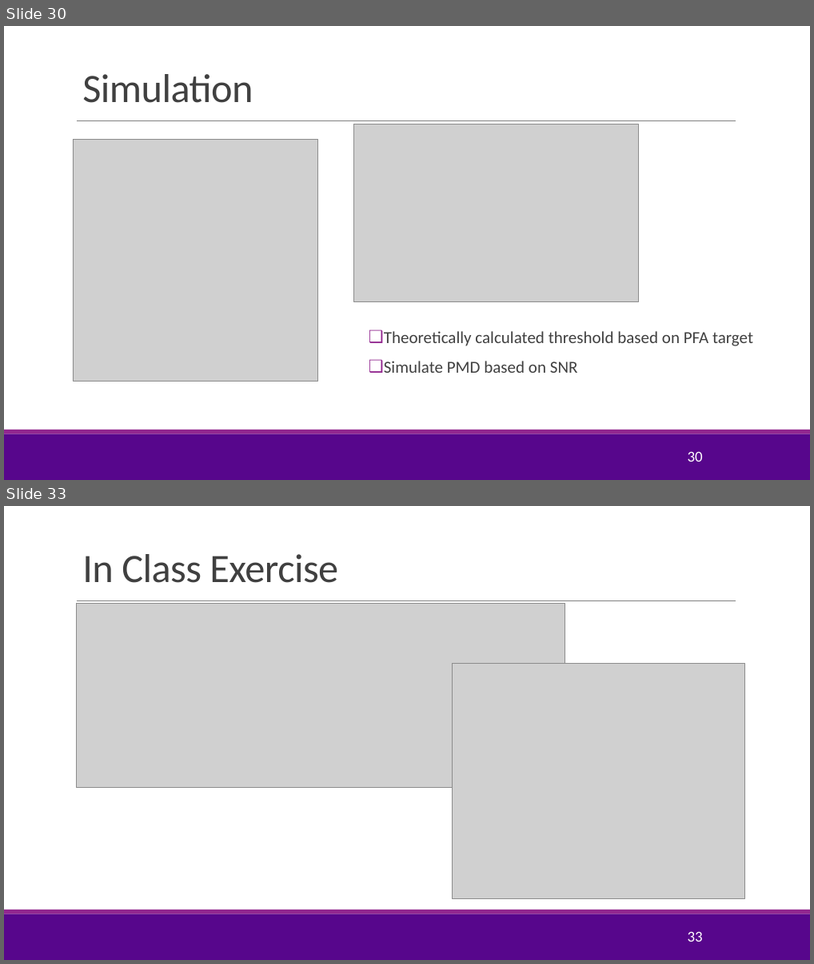
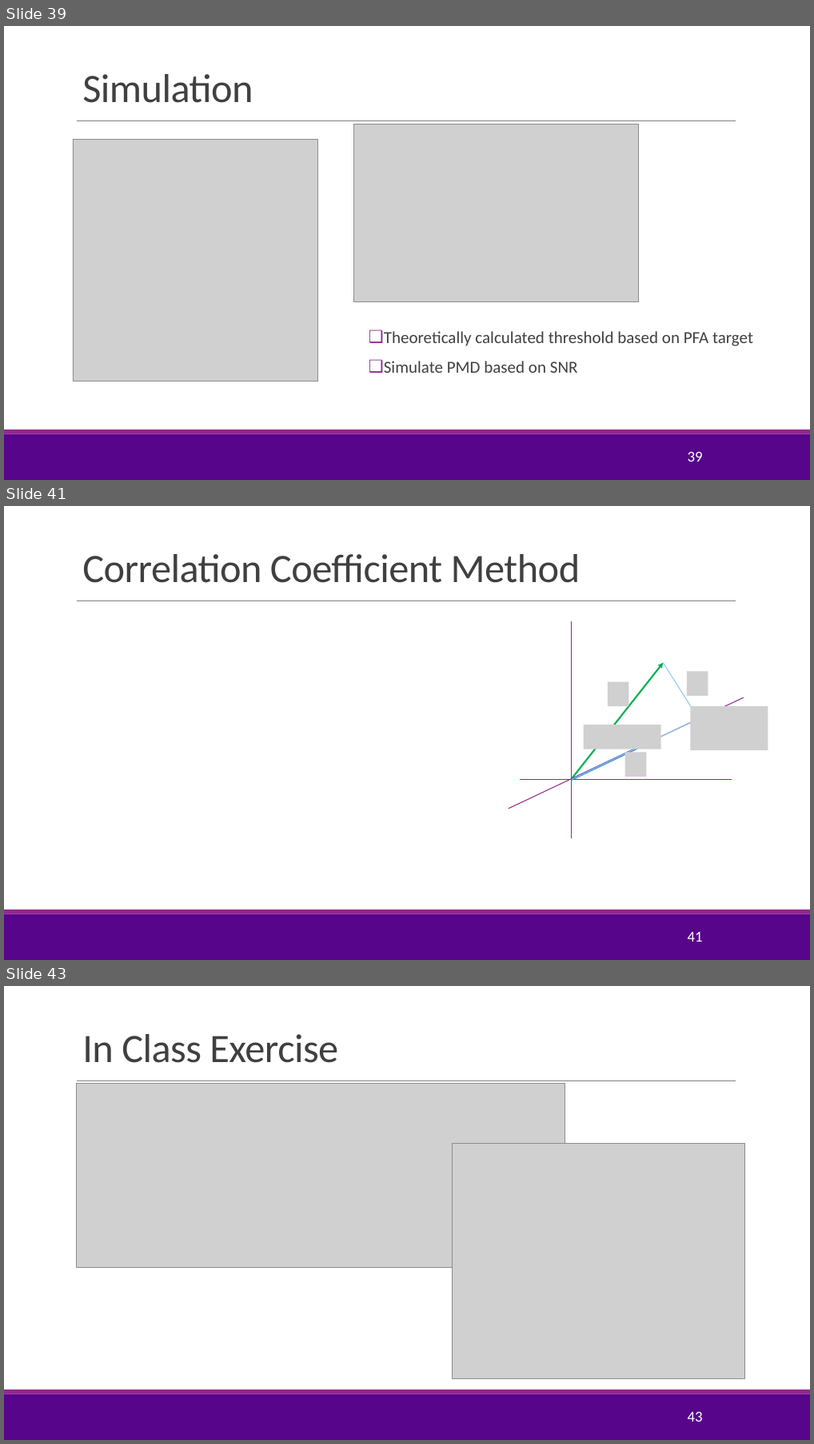
Before and after one commit to sdrangan/digitalcomm, a slide deck: Lectures/Unit07_Sync.pptx. Shown one above the other, each under a label of ours: slides 30 and 33 before the commit, slides 39, 41 and 43 after it; the slides between them are not shown. The pictures are 814x964 and 814x1444 pixels, drawn with LibreOffice and Linux fonts; fonts in the diff are those of the drawing; grey boxes stand for pictures; background and template pictures are left out. Boxes give left, top, right and bottom in pixels: in the first picture for what was removed or moved away, otherwise in the second. Text is boxed around its words. In the diff, an @@ line names an element or a change of style, - is before the commit and + after.

```diff
--- a/Lectures/Unit07_Sync.pptx
+++ b/Lectures/Unit07_Sync.pptx
@@ slide 41 added at bbox=[4, 506, 810, 960], background #FFFFFF; not listed: 3 template elements that a slide beside it also shows @@
@@ title added at bbox=[82, 554, 581, 583], 48 pt, text #404040 @@
+Correlation Coefficient Method
@@ line added from (572, 838) to (572, 621), #92278F 1 pt @@
@@ arrow added from (572, 779) to (663, 663), #00B050 2 pt @@
@@ line added from (663, 663) to (699, 718), #8FC9F4 1 pt @@
@@ picture added at bbox=[687, 671, 708, 696] @@
@@ line added from (509, 808) to (744, 697), #92278F 1 pt @@
@@ picture added at bbox=[608, 681, 630, 706] @@
@@ line added from (572, 780) to (698, 718), #8FC9F4 1 pt @@
@@ picture added at bbox=[690, 706, 768, 751] @@
@@ arrow added from (572, 780) to (654, 740), #1480D1 2.5 pt @@
@@ picture added at bbox=[583, 724, 661, 748] @@
@@ picture added at bbox=[626, 752, 646, 776] @@
@@ line added from (521, 780) to (732, 780), #92278F 1 pt @@
@@ page number added at bbox=[688, 932, 703, 941], 18 pt, text #FFFFFF @@
+41
@@ what was slide 30 is now slide 39 @@
@@ page number at bbox=[688, 451, 703, 461]: text changed @@
-30
+39
@@ what was slide 33 is now slide 43 @@
@@ page number at bbox=[688, 1411, 703, 1421]: text changed @@
-33
+43
```
Also in this commit, not shown: 6 slides changed, 16 other slides added, 2 slides removed, 4 other files.
